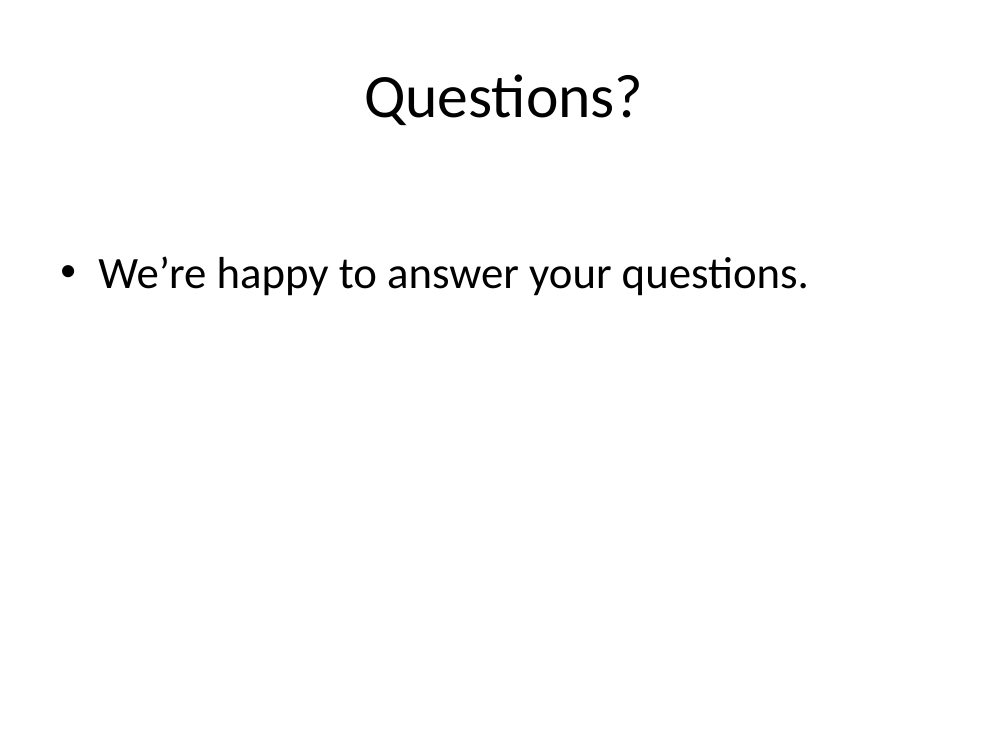
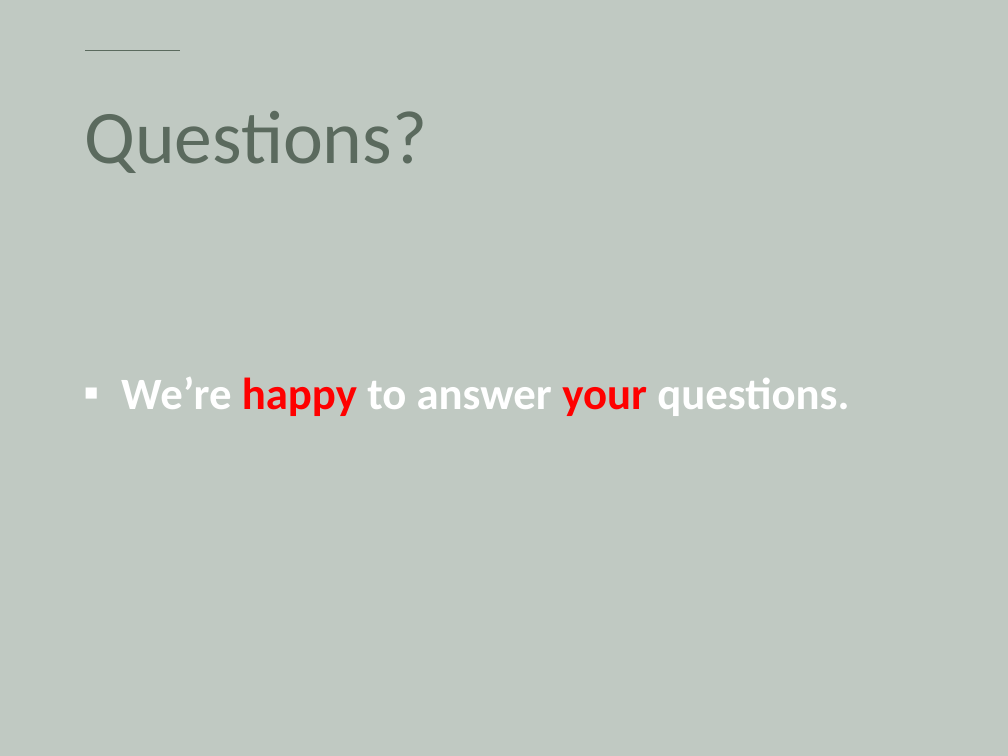
Before and after one commit to humairaaktershanti/instracore, a slide deck: slide 13 of InstaCore_Presentation_DiTech_Squad.pptx (slide 11 before the commit). Drawn at 1008x756 pixels with LibreOffice and Linux fonts; fonts in the diff are those of the drawing. Boxes give left, top, right and bottom in pixels: in the first picture for what was removed or moved away, otherwise in the second. Text is boxed around its words. In the diff, an @@ line names an element or a change of style, - is before the commit and + after.

```diff
--- a/InstaCore_Presentation_DiTech_Squad.pptx
+++ b/InstaCore_Presentation_DiTech_Squad.pptx
@@ background #FFFFFF to #C0C9C2 @@
@@ line added from (85, 50) to (179, 50), #5B6A5E 1.25 pt @@
@@ title "Questions?": place and size @@
-title "Questions?" at bbox=[364, 74, 643, 125]
+title "Questions?" at bbox=[84, 111, 427, 173]
@@ title "Questions?" at bbox=[84, 111, 427, 173]: size 44 to 54 pt, text colour #000000 to #5B6A5E; alignment centre to left; line spacing 1 to 0.9 @@
@@ text "We’re happy to answer your ...": place and size @@
-text "We’re happy to answer your ..." at bbox=[98, 256, 809, 296]
+text "We’re happy to answer your ..." at bbox=[121, 377, 849, 416]
@@ text "We’re happy to answer your ..." at bbox=[121, 377, 849, 416]: text colour #000000 to #FFFFFF in "We’re to answer questions."; text colour #000000 to #FF0000 in "happy your"; bold on; bullet • to ▪; line spacing 1 to 2; less space between paragraphs @@
```
Also in this commit, not shown: 7 other slides changed, 6 slides added, 3 slides removed.
